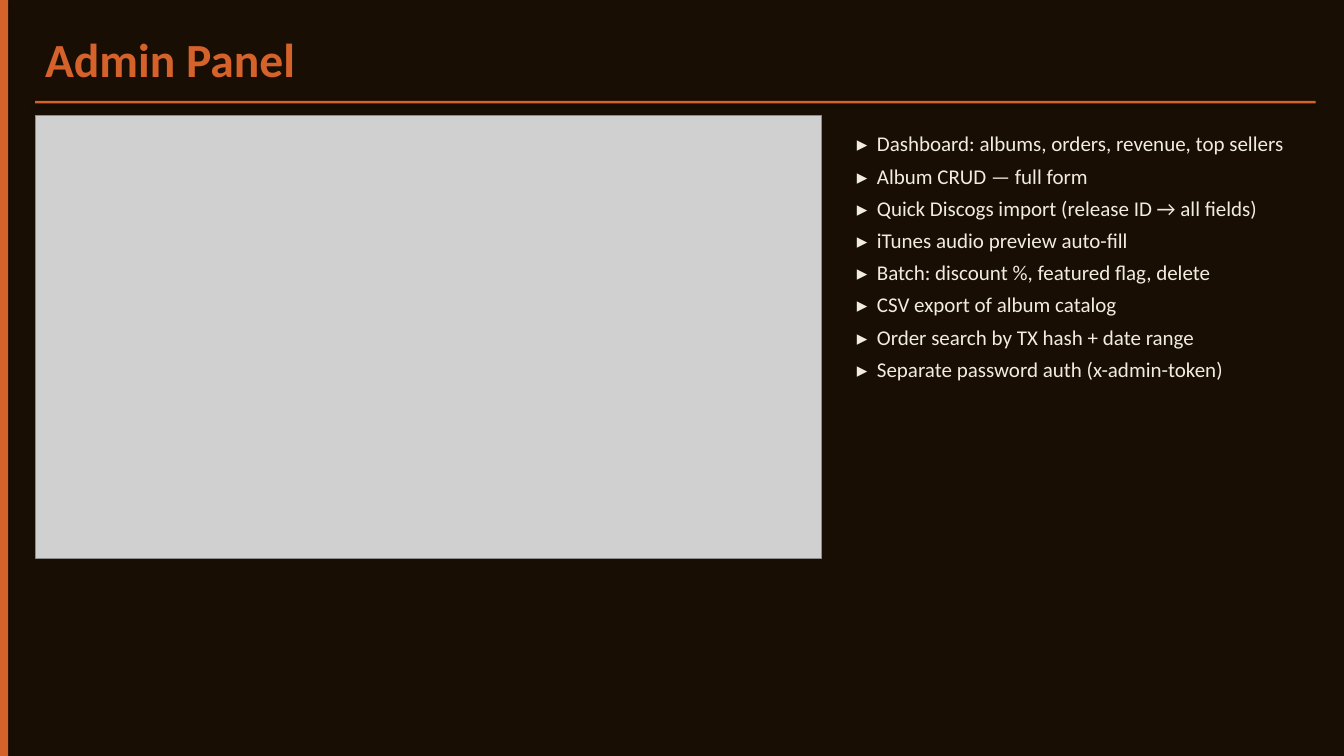
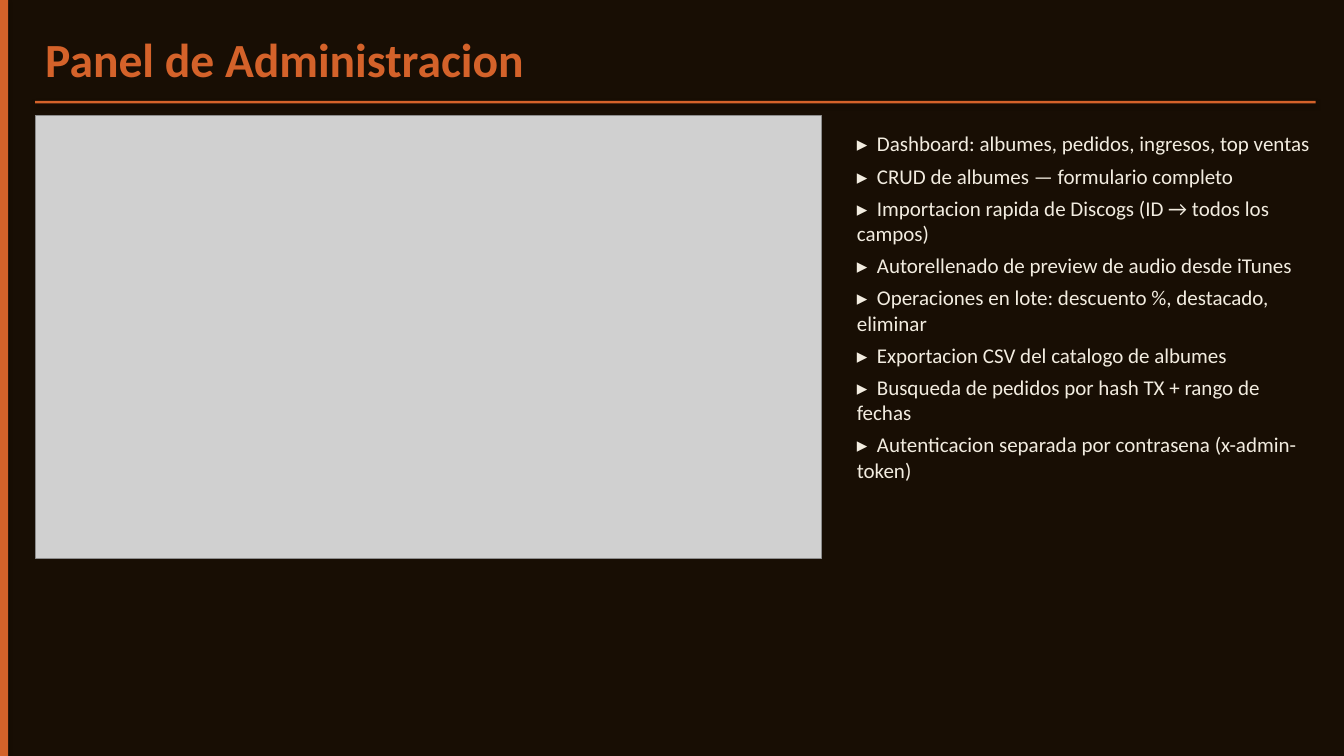
Before and after one commit to Castor909/projecte-intermodular, a slide deck: slide 8 of docs/VinylEth_Presentation.pptx. Drawn at 1344x756 pixels with LibreOffice and Linux fonts; fonts in the diff are those of the drawing; grey boxes stand for pictures. Boxes give left, top, right and bottom in pixels: in the first picture for what was removed or moved away, otherwise in the second. Text is boxed around its words. In the diff, an @@ line names an element or a change of style, - is before the commit and + after.

Commit message:
fix: update presentation text to Spanish for final project report

```diff
--- a/docs/VinylEth_Presentation.pptx
+++ b/docs/VinylEth_Presentation.pptx
@@ text at (x1=45, y1=43, x2=524, y2=78): text changed @@
-Admin Panel
+Panel de Administracion
@@ text at (x1=857, y1=136, x2=1310, y2=481): text changed @@
-▸ Dashboard: albums, orders, revenue, top sellers
-▸ Album CRUD — full form
-▸ Quick Discogs import (release ID → all fields)
-▸ iTunes audio preview auto-fill
-▸ Batch: discount %, featured flag, delete
-▸ CSV export of album catalog
-▸ Order search by TX hash + date range
-▸ Separate password auth (x-admin-token)
+▸ Dashboard: albumes, pedidos, ingresos, top ventas
+▸ CRUD de albumes — formulario completo
+▸ Importacion rapida de Discogs (ID → todos los campos)
+▸ Autorellenado de preview de audio desde iTunes
+▸ Operaciones en lote: descuento %, destacado, eliminar
+▸ Exportacion CSV del catalogo de albumes
+▸ Busqueda de pedidos por hash TX + rango de fechas
+▸ Autenticacion separada por contrasena (x-admin-token)
```
Also in this commit, not shown: 9 other slides changed, 2 slides added, 2 slides removed, 1 other file.
